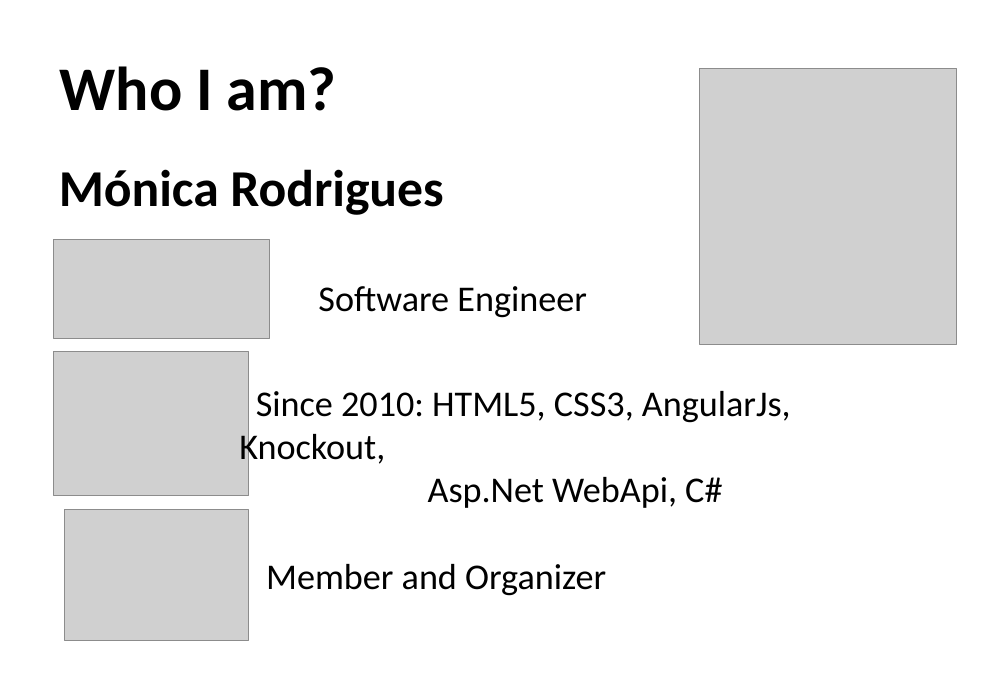
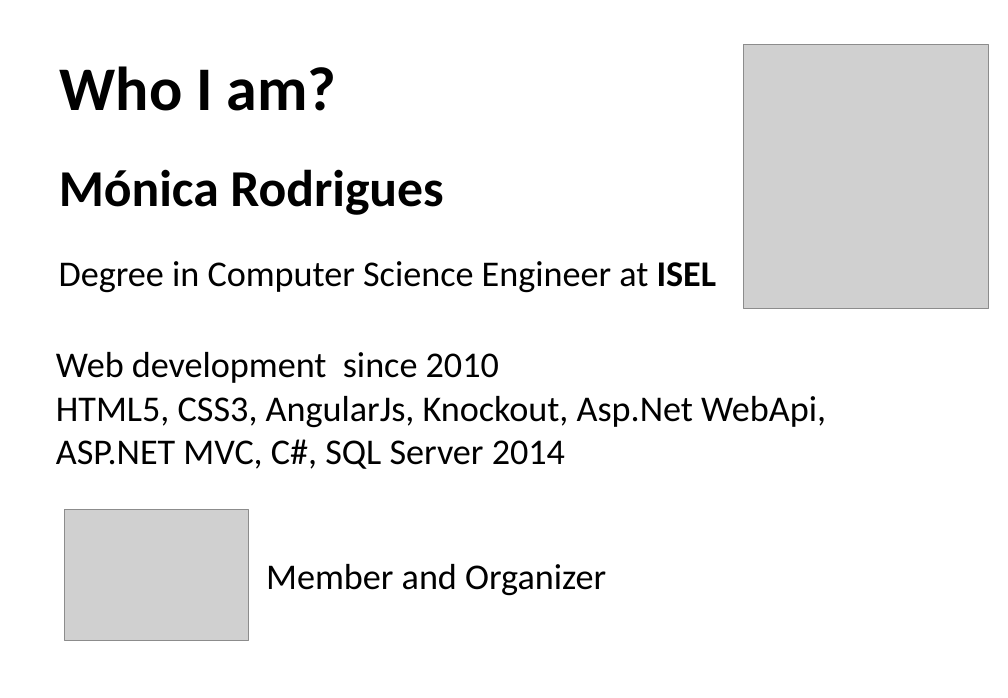
Before and after one commit to monica85rodrigues/presentation-netponto-spa, a slide deck: slide 2 of Relax, it's SPA time.pptx. Drawn at 1008x698 pixels with LibreOffice and Linux fonts; fonts in the diff are those of the drawing; grey boxes stand for pictures; background and template pictures are left out. Boxes give left, top, right and bottom in pixels: in the first picture for what was removed or moved away, otherwise in the second. Text is boxed around its words. In the diff, an @@ line names an element or a change of style, - is before the commit and + after.

```diff
--- a/Relax, it's SPA time.pptx
+++ b/Relax, it's SPA time.pptx
@@ picture: place and size @@
-picture at (700, 68, 957, 344)
+picture at (744, 45, 988, 309)
@@ picture removed at (54, 239, 270, 339) @@
@@ text added at (59, 261, 717, 293), 28 pt, text #000000 @@
+Degree in Computer Science Engineer at ISEL
@@ text at (318, 286, 586, 318): paragraph removed @@
-Software Engineer
@@ picture removed at (54, 352, 249, 496) @@
@@ text at (56, 352, 826, 469): text changed @@
-Since 2010: HTML5, CSS3, AngularJs, Knockout,
-Asp.Net WebApi, C#
+Web development since 2010
+HTML5, CSS3, AngularJs, Knockout, Asp.Net WebApi, ASP.NET MVC, C#, SQL Server 2014
```
Also in this commit, not shown: 8 other slides changed, 12 slides added, 1 slide removed, 4 other files.
